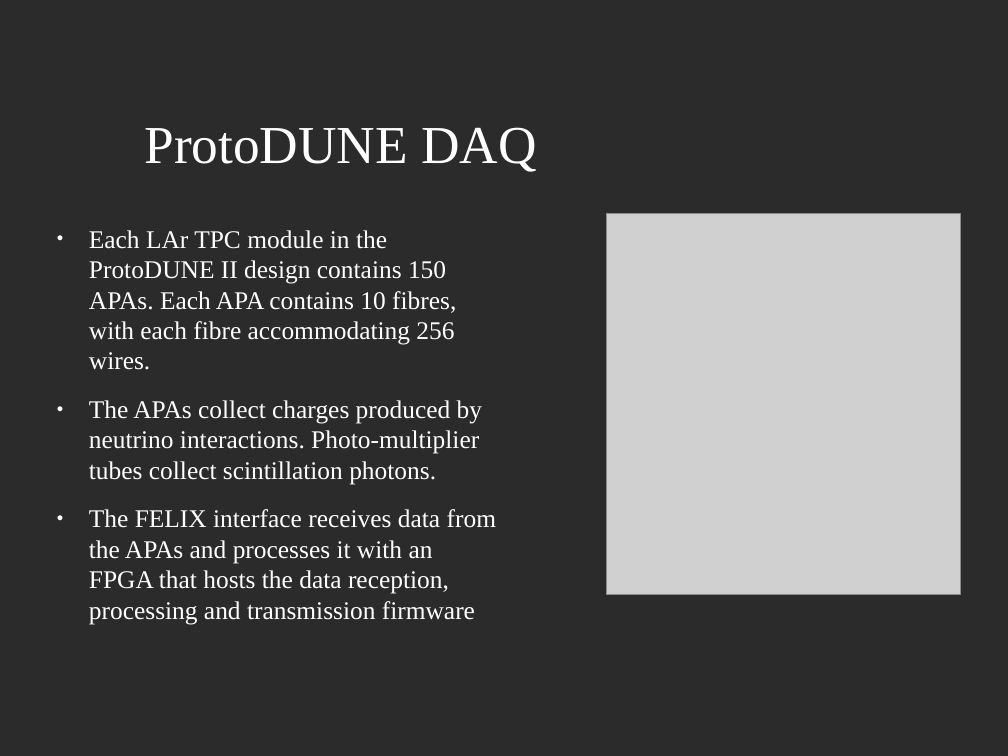
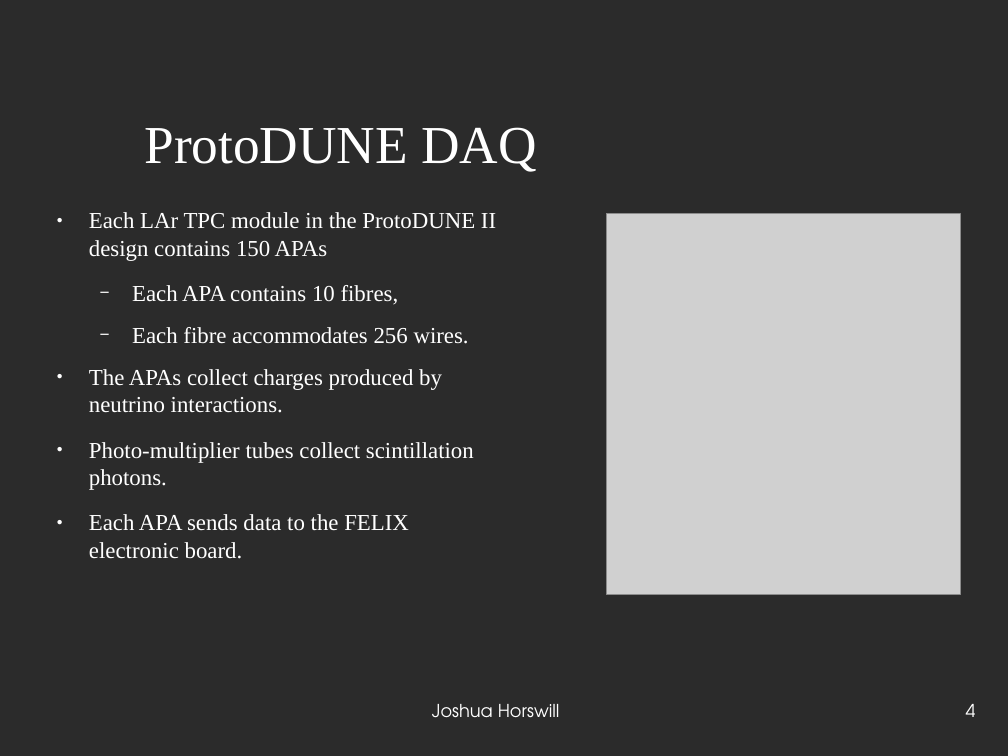
Before and after one commit to JoshCodesPhysics/dune_project, a slide deck: slide 4 of dune_notes/dune_pres/dune_project_pres.odp. Drawn at 1008x756 pixels with LibreOffice and Linux fonts; fonts in the diff are those of the drawing; grey boxes stand for pictures; background and template pictures are left out; a plain dark background stands for a picture behind light text. Boxes give left, top, right and bottom in pixels: in the first picture for what was removed or moved away, otherwise in the second. Text is boxed around its words. In the diff, an @@ line names an element or a change of style, - is before the commit and + after.

```diff
--- a/dune_notes/dune_pres/dune_project_pres.odp
+++ b/dune_notes/dune_pres/dune_project_pres.odp
@@ text at <box>89,212,496,559</box>: text changed; size 20 to 18 pt @@
-● Each LAr TPC module in the ProtoDUNE II design contains 150 APAs. Each APA contains 10 fibres, with each fibre accommodating 256 wires.
-● The APAs collect charges produced by neutrino interactions. Photo-multiplier tubes collect scintillation photons.
-● The FELIX interface receives data from the APAs and processes it with an FPGA that hosts the data reception, processing and transmission firmware
+● Each LAr TPC module in the ProtoDUNE II design contains 150 APAs
+  − Each APA contains 10 fibres,
+  − Each fibre accommodates 256 wires.
+● The APAs collect charges produced by neutrino interactions.
+● Photo-multiplier tubes collect scintillation photons.
+● Each APA sends data to the FELIX electronic board.
@@ text added at <box>432,704,560,718</box>, 14 pt, text #FFFFFF @@
+Joshua Horswill
@@ page number added at <box>966,704,976,717</box>, 14 pt, text #FFFFFF @@
+4
```
Also in this commit, not shown: 8 other slides changed, 7 slides added, 5 slides removed, 3 other files.
